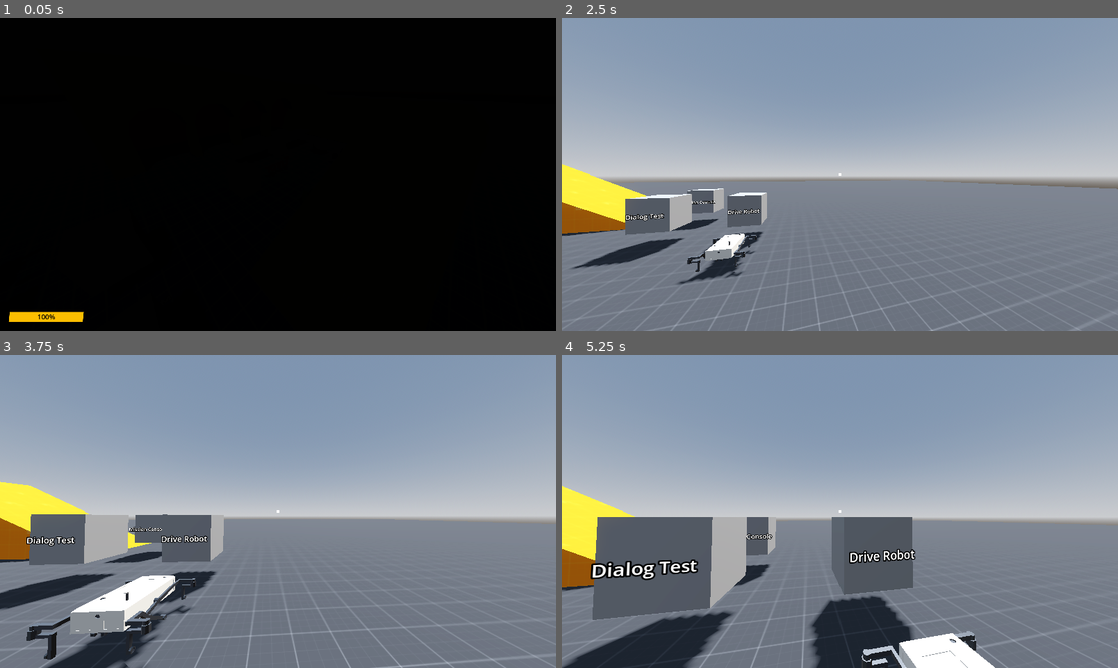
Above: before the commit, frames 1-4 (two rows, left to right).
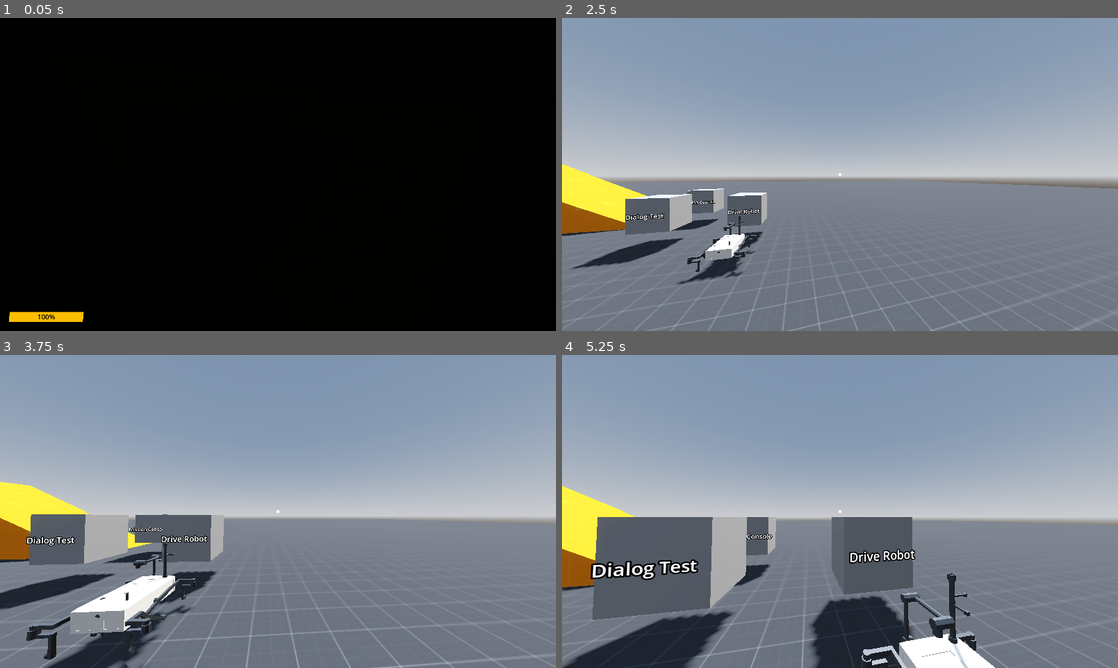
Above: after the commit, the same moments.

Repository: m-rafiwidya/Last-Light-NasaSpaceApps
Game: Godot game, scene res://src/main.tscn
Two runs of this game, one before a commit and one after it. Both use one fixed random seed, a clock stepped at 60 frames per second and the inputs below.
Inputs (mouse positions are in pixels of both pictures, inside the frame that each line leads up to):
- Up to frame 1 (0.05 s): no input
- Up to frame 2 (2.5 s): click "Start" at 0.5 s; move the mouse to (834, 180) at 1.27 s; hold W (move_forward) from 1.28 s (still down); click (834, 180) at 1.35 s; tap Space (move_jump) at 1.52, 2.27 s; move the mouse to (878, 177) at 2.02 s; right-click (878, 177) at 2.1 s
- Up to frame 3 (3.75 s): move the mouse to (233, 508) at 2.77 s; tap E (interact_use) at 2.85 s; move the mouse to (283, 511) at 3.52 s; release W (move_forward) at 3.53 s; hold A (move_left) from 3.53 s (still down); tap Ctrl (move_crouch) at 3.6 s
- Up to frame 4 (5.25 s): tap Space (move_jump) at 3.77, 4.52 s; move the mouse to (817, 505) at 4.27 s; release A (move_left) at 4.28 s; hold Shift (move_sprint) 4.28-5.03 s; hold W (move_forward) from 4.28 s (still down); move the mouse to (867, 511) at 5.02 s; click (867, 511) at 5.1 s

The runs differ from the first frame. In frame 2, less than 0.1% of the frame differs, in the area x 28-33%, y 63-71%; in frame 3, 0.2%; in frame 4, 0.8%, in the area x 60-74%, y 69-100%.

Commit message:
Mount the fixed mast base and arm segments on the rover
- RoverVisuals builds mast_base on socket_mast and the arm chain
  (arm_shoulder + yaw turntable on socket_arm, arm_upper, arm_forearm,
  arm_wrist, each on the previous segment's socket)
- arm_joints / apply_arm_pose(): arm pose in degrees, clamped to the
  clearance-checked ranges, stowed (0, 90, 90, 90, 0) by default
- Visual only: no collision, rover mass and centre of mass unchanged
- README: fixed mast and arm

Diff:
--- a/game/src/robot/kit/rover_visuals.gd
+++ b/game/src/robot/kit/rover_visuals.gd
@@ -12,7 +12,8 @@
 ## - both clamped to the clearance-checked range (rocker +-10, bogie +-15 degrees),
 ## - the steer brackets turned by each wheel's steering angle.
 ## Mounted wheel parts are moved onto their hub sockets on the linkage, and their models spin
-## with the wheel speed. Nothing here affects the physics.
+## with the wheel speed. It also builds the fixed mast base and arm segments on their chassis
+## sockets and poses the arm (stowed by default). Nothing here affects the physics.
 
 # ROVER_KIT.md 5: the pose range the kit was clearance-checked for. Widen only after
 # re-running tools/blender/scripts/make_rocker_bogie.py with the new range.
@@ -26,7 +27,17 @@
 	"bogie_R": preload("res://res/models/rover_kit/bogie_R.glb"),
 	"steer_bracket_L": preload("res://res/models/rover_kit/steer_bracket_L.glb"),
 	"steer_bracket_R": preload("res://res/models/rover_kit/steer_bracket_R.glb"),
+	"mast_base": preload("res://res/models/rover_kit/mast_base.glb"),
+	"arm_shoulder": preload("res://res/models/rover_kit/arm_shoulder.glb"),
+	"arm_upper": preload("res://res/models/rover_kit/arm_upper.glb"),
+	"arm_forearm": preload("res://res/models/rover_kit/arm_forearm.glb"),
+	"arm_wrist": preload("res://res/models/rover_kit/arm_wrist.glb"),
 }
+
+# ROVER_KIT.md 5: arm joint ranges (degrees) and the stowed pose
+const ARM_RANGES: Dictionary = {"J1": Vector2(-20.0, 15.0), "J2": Vector2(-30.0, 90.0),
+	"J3": Vector2(-90.0, 90.0), "J4": Vector2(-110.0, 110.0)}
+const ARM_STOWED: Dictionary = {"J1": 0.0, "J2": 90.0, "J3": 90.0, "J4": 90.0, "J5": 0.0}
 
 const SIDE_WHEELS: Dictionary = {
 	"L": [RunningGear.Wheel.FRONT_LEFT, RunningGear.Wheel.MIDDLE_LEFT, RunningGear.Wheel.REAR_LEFT],
@@ -42,6 +53,12 @@
 var rocker_angles: Dictionary = {"L": 0.0, "R": 0.0}
 var bogie_angles: Dictionary = {"L": 0.0, "R": 0.0}
 
+## Arm joint angles in degrees (J1 yaw, J2 shoulder, J3 elbow, J4 wrist, J5 tool turret),
+## clamped to ARM_RANGES when applied. Stowed by default.
+var arm_joints: Dictionary = ARM_STOWED.duplicate()
+# Joint name -> the arm model node it turns
+var _arm_nodes: Dictionary = {}
+
 var _spin: Dictionary = {}           # Wheel -> spin angle (rad)
 var _spun_parts: Dictionary = {}     # Wheel -> WheelPart whose model is spun
 var _model_rest: Dictionary = {}     # WheelPart -> its model's unspun rotation
@@ -52,6 +69,8 @@
 	process_physics_priority = 10
 	for side in SIDE_WHEELS:
 		_build_side(side)
+	_build_mast_and_arm()
+	apply_arm_pose()
 
 
 func _build_side(side: String) -> void:
@@ -66,6 +85,35 @@
 		"rest_bogie_pivot": robot.to_local(bogie.global_position),
 		"rest_hubs": hubs.map(func(hub: Node3D) -> Vector3: return robot.to_local(hub.global_position)),
 	}
+
+
+# The fixed mast base on socket_mast, and the arm: the shoulder mount on socket_arm and each
+# segment on the previous one's socket. A segment's model node has its origin on its joint.
+func _build_mast_and_arm() -> void:
+	var body: Node3D = robot.body_model
+	_attach("mast_base", self, robot.to_local((body.find_child("socket_mast", true, false) as Node3D).global_position))
+	var shoulder: Node3D = _attach("arm_shoulder", self, robot.to_local((body.find_child("socket_arm", true, false) as Node3D).global_position))
+	var yaw := shoulder.find_child("arm_shoulder_yaw", true, false) as Node3D
+	var upper := _model(_attach("arm_upper", yaw, _socket_local(yaw, "socket_arm_upper")), "arm_upper")
+	var forearm := _model(_attach("arm_forearm", upper, _socket_local(upper, "socket_arm_forearm")), "arm_forearm")
+	var wrist := _model(_attach("arm_wrist", forearm, _socket_local(forearm, "socket_arm_wrist")), "arm_wrist")
+	_arm_nodes = {"J1": yaw, "J2": upper, "J3": forearm, "J4": wrist}
+
+
+func _model(instance: Node3D, model_name: String) -> Node3D:
+	return instance.find_child(model_name, true, false) as Node3D
+
+
+## Applies `arm_joints` (clamped to the checked ranges). Blender's X rotations map to Godot's
+## X, the yaw (Blender Z) to Godot Y. J5 turns the tool turret, mounted in the arm tool socket.
+func apply_arm_pose() -> void:
+	for joint in _arm_nodes:
+		var angle: float = clampf(arm_joints[joint], ARM_RANGES[joint].x, ARM_RANGES[joint].y)
+		var node: Node3D = _arm_nodes[joint]
+		if joint == "J1":
+			node.rotation = Vector3(0.0, deg_to_rad(angle), 0.0)
+		else:
+			node.rotation = Vector3(deg_to_rad(angle), 0.0, 0.0)
 
 
 func _attach(model: String, parent: Node3D, position_in_parent: Vector3) -> Node3D:
